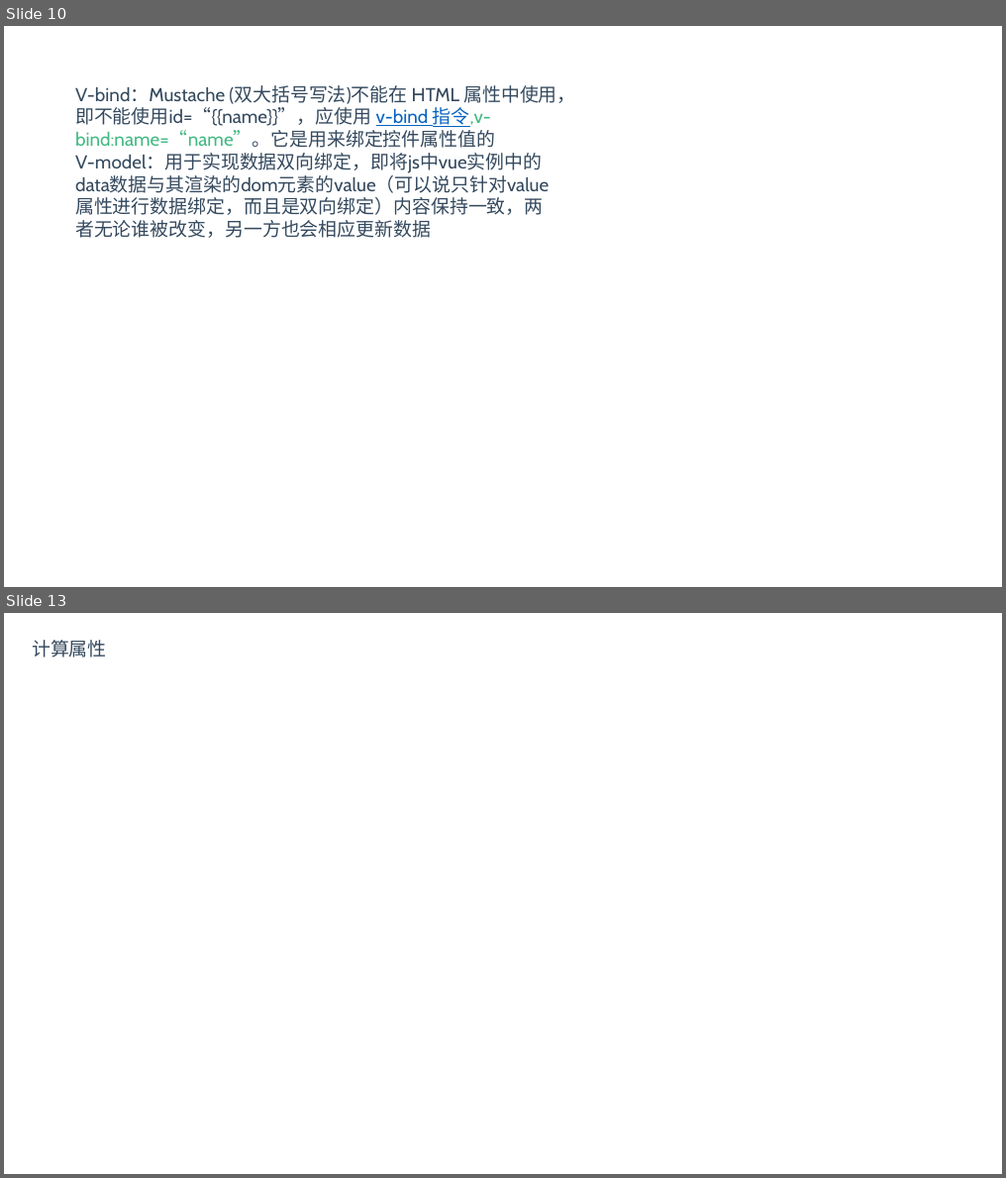
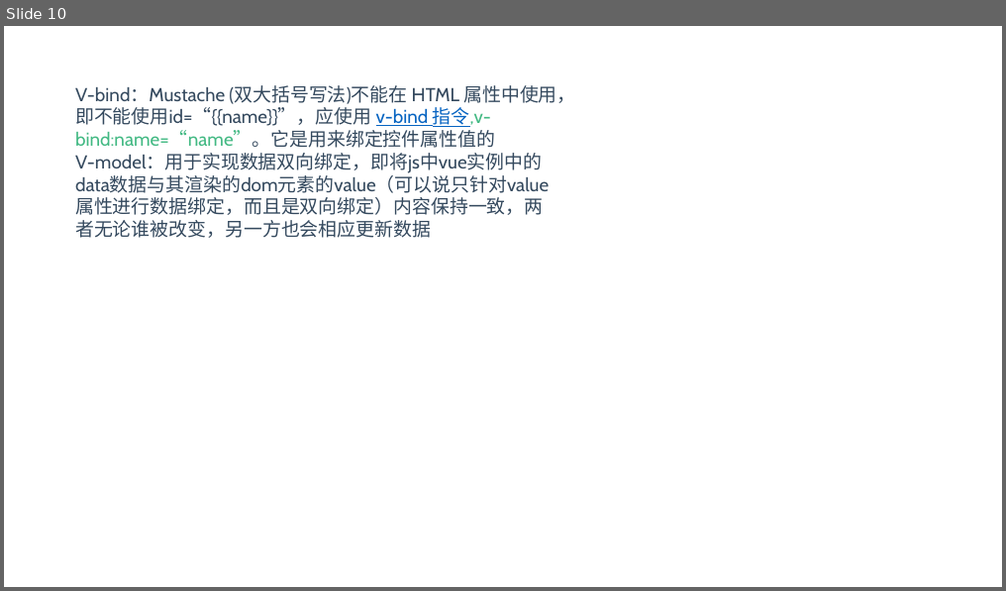
Before and after one commit to BinMarshall/studing, a slide deck: Vue/vue.pptx. Shown one above the other, each under a label of ours: slides 10 and 13 before the commit, slide 10 after it; the slides between them are not shown. The pictures are 1006x1178 and 1006x591 pixels, drawn with LibreOffice and Linux fonts; fonts in the diff are those of the drawing. Boxes give left, top, right and bottom in pixels: in the first picture for what was removed or moved away, otherwise in the second. Text is boxed around its words. In the diff, an @@ line names an element or a change of style, - is before the commit and + after.

```diff
--- a/Vue/vue.pptx
+++ b/Vue/vue.pptx
@@ slide 13 removed at bbox=[4, 613, 1002, 1174], background #FFFFFF @@
@@ text removed at bbox=[32, 640, 107, 658] @@
-计算属性
```
Also in this commit, not shown: 3 slides changed, 7 slides added.
